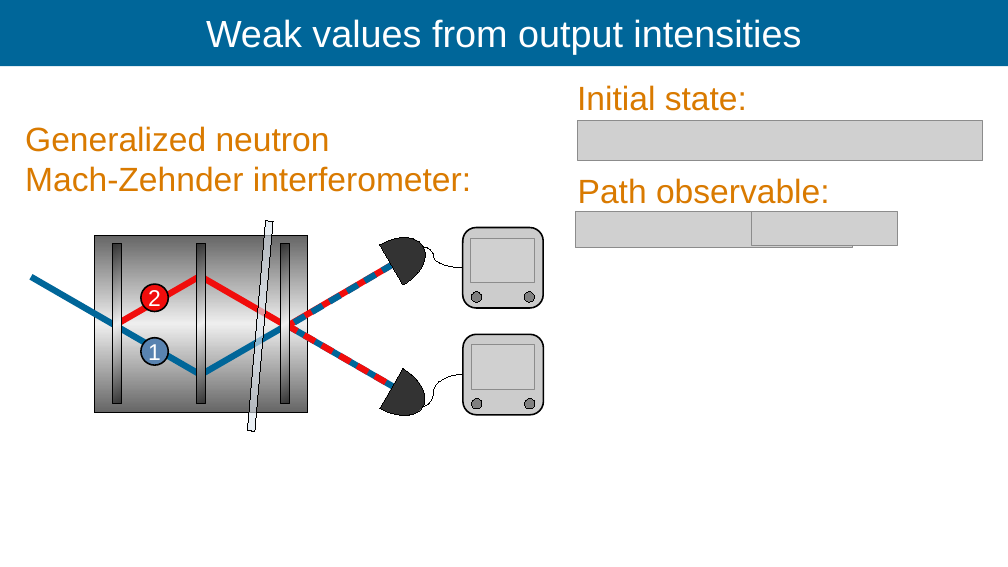
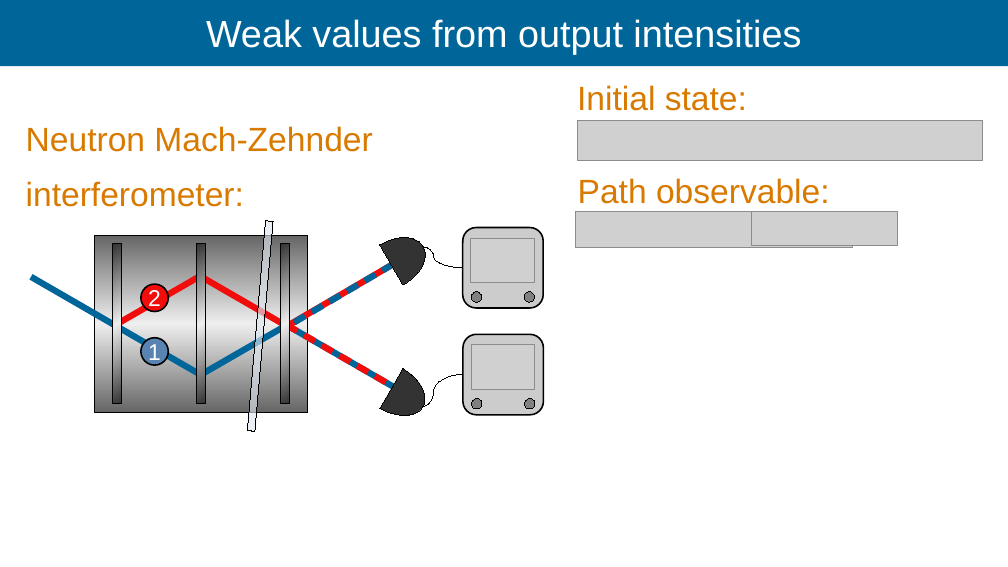
Before and after one commit to Ismaele-vincent/PhD, a slide deck: slide 94 of 2026/Talks/ILL Seminar/ILL seminar 2026 ver3.odp (slide 90 before the commit). Drawn at 1008x567 pixels with LibreOffice and Linux fonts; fonts in the diff are those of the drawing; grey boxes stand for pictures; background and template pictures are left out. Boxes give left, top, right and bottom in pixels: in the first picture for what was removed or moved away, otherwise in the second. Text is boxed around its words. In the diff, an @@ line names an element or a change of style, - is before the commit and + after.

```diff
--- a/2026/Talks/ILL Seminar/ILL seminar 2026 ver3.odp
+++ b/2026/Talks/ILL Seminar/ILL seminar 2026 ver3.odp
@@ text at bbox=[26, 126, 372, 207]: text changed @@
-Generalized neutron
-Mach-Zehnder interferometer:
+Neutron Mach-Zehnder
+interferometer:
```
Also in this commit, not shown: 18 other slides changed, 10 slides added, 2 slides removed, 22 other files.
